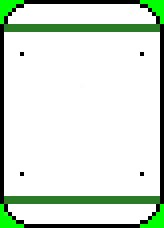
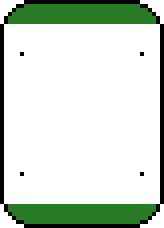
Two versions of the same layered image (164x228). Layer-by-layer changes:
painted on "Color bands" over (4, 4, 160, 224)
removed layer "Green screen" over (0, 0, 164, 228)
